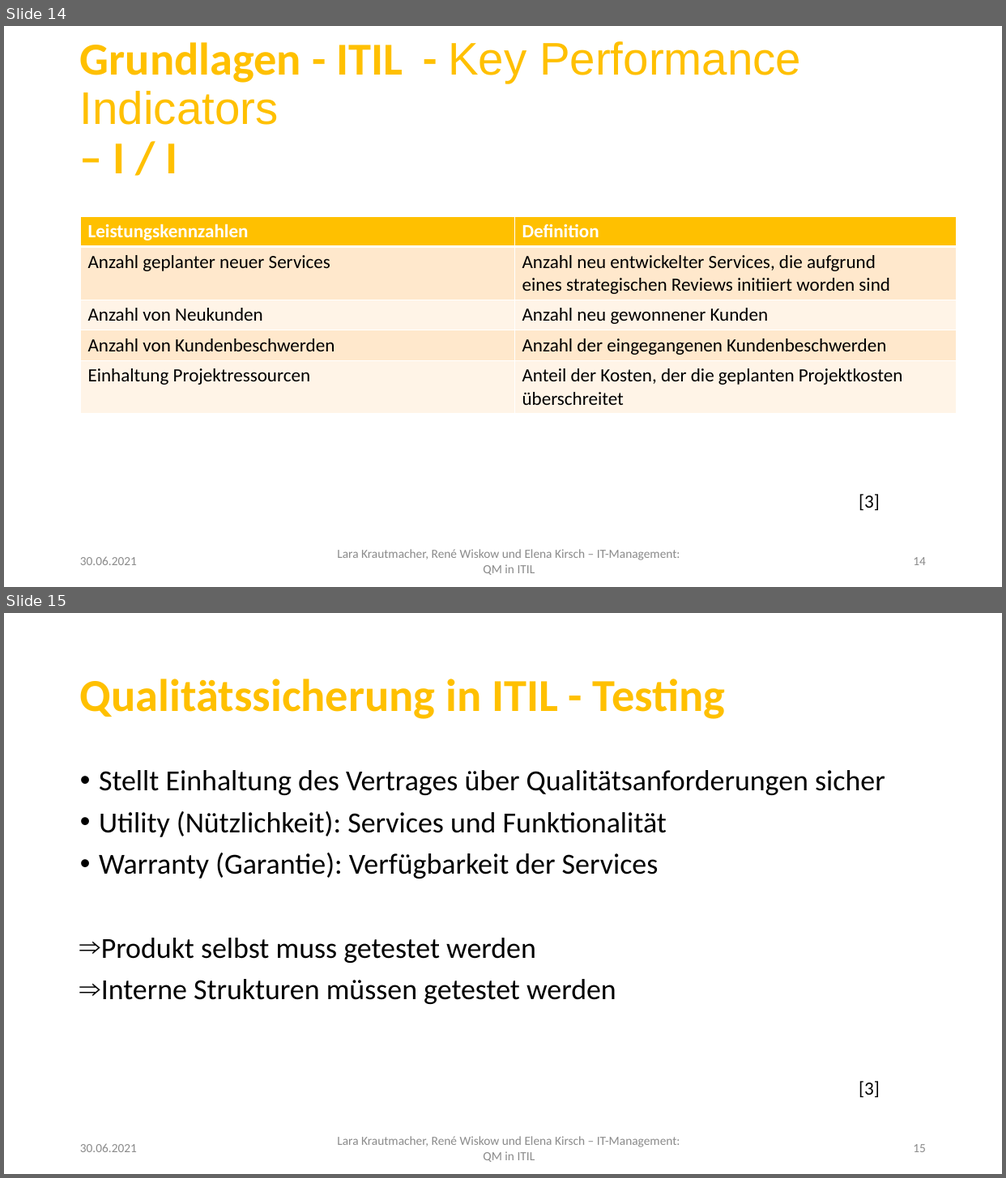
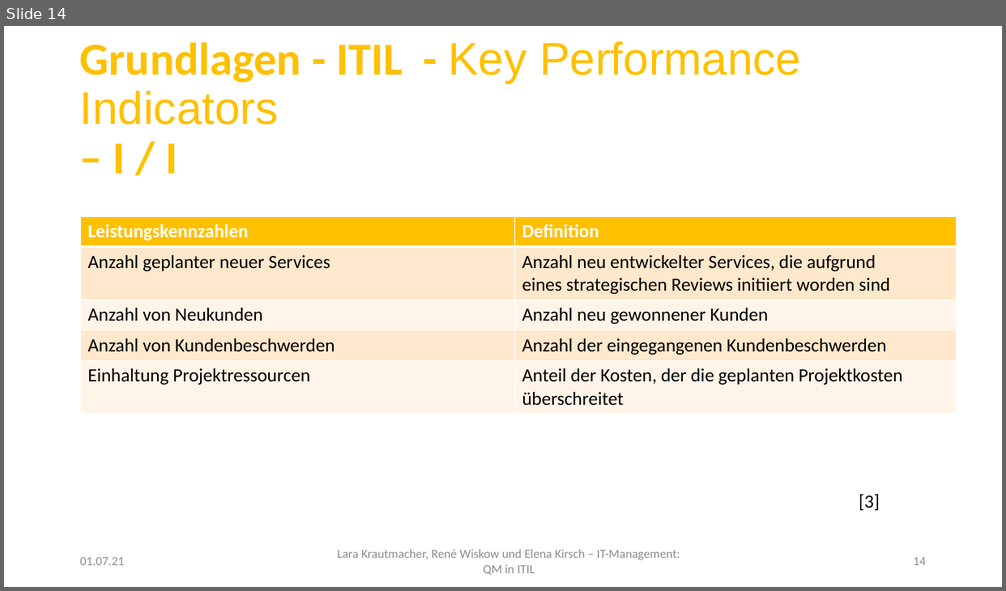
Before and after one commit to LaraKrauti/Qualitaetssicherung, a slide deck: LaraKrautmacher_RenéWiskow_ElenaKirsch_ITManagement.pptx. Shown one above the other, each under a label of ours: slides 14 and 15 before the commit, slide 14 after it. The pictures are 1006x1178 and 1006x591 pixels, drawn with LibreOffice and Linux fonts; fonts in the diff are those of the drawing; background and template pictures are left out. Boxes give left, top, right and bottom in pixels: in the first picture for what was removed or moved away, otherwise in the second. Text is boxed around its words. In the diff, an @@ line names an element or a change of style, - is before the commit and + after.

Commit message:
Folien Qualitätssicherung Theorie und Praxis

```diff
--- a/LaraKrautmacher_RenéWiskow_ElenaKirsch_ITManagement.pptx
+++ b/LaraKrautmacher_RenéWiskow_ElenaKirsch_ITManagement.pptx
@@ slide 15 removed at <box>4,613,1002,1174</box>, background #FFFFFF; not listed: 1 template element that a slide beside it also shows @@
@@ title removed at <box>80,679,725,719</box> @@
-Qualitätssicherung in ITIL - Testing
@@ text removed at <box>99,770,885,1004</box> @@
-• Stellt Einhaltung des Vertrages über Qualitätsanforderungen sicher
-• Utility (Nützlichkeit): Services und Funktionalität
-• Warranty (Garantie): Verfügbarkeit der Services
-⇒ Produkt selbst muss getestet werden
-⇒ Interne Strukturen müssen getestet werden
@@ text removed at <box>859,1081,880,1097</box> @@
-[3]
@@ text removed at <box>80,1144,137,1152</box> @@
-30.06.2021
@@ page number removed at <box>913,1144,926,1152</box> @@
-15
@@ slide 14 changed as well @@
@@ text at <box>80,557,124,565</box>: text changed @@
-30.06.2021
+01.07.21
```
Also in this commit, not shown: 30 other slides changed, 22 slides added, 10 other files.
